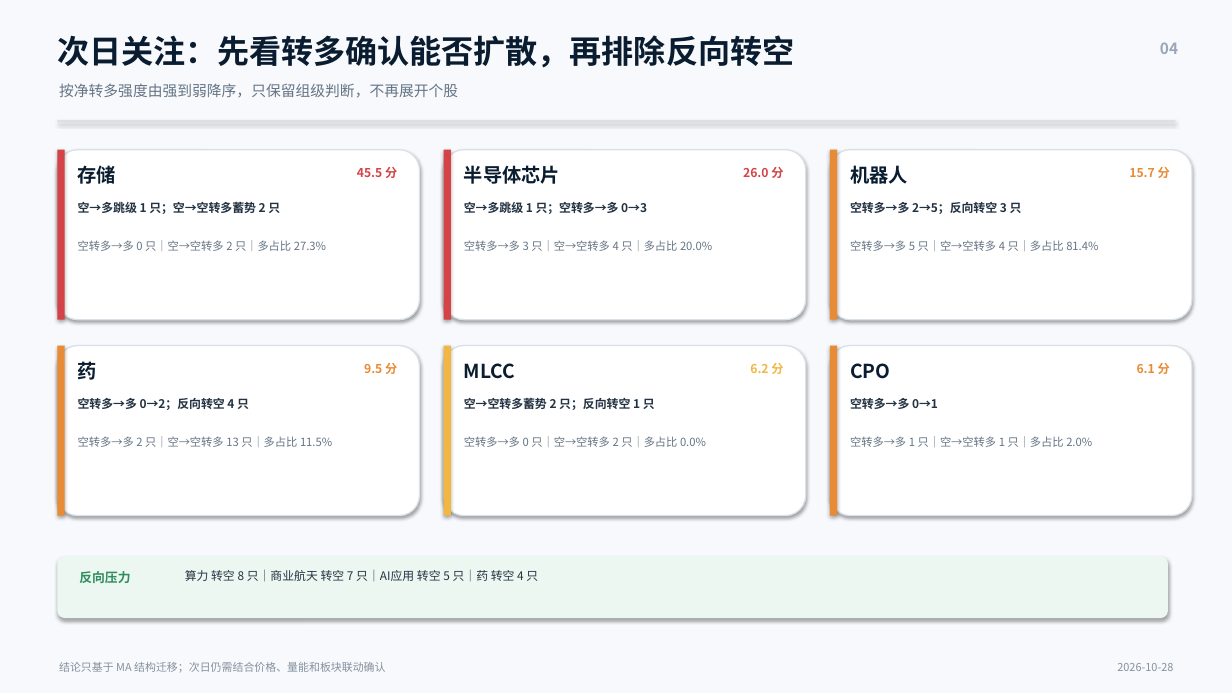
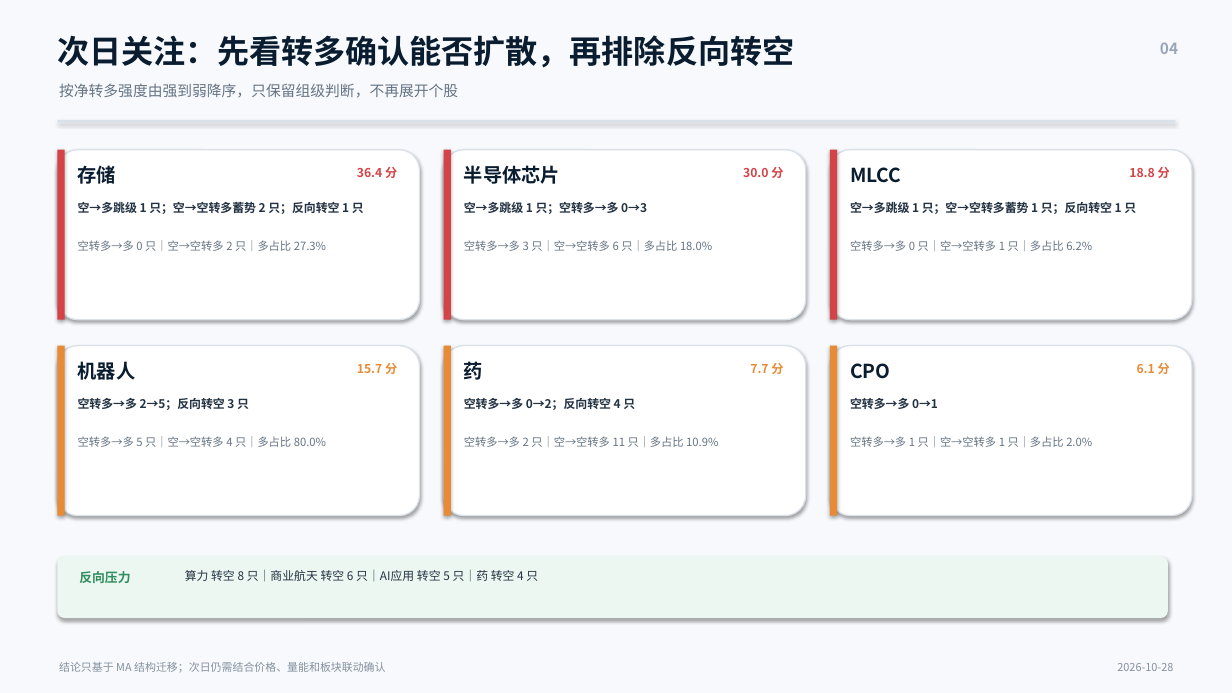
Before and after one commit to nancybhc/a-share-blast-lab, a slide deck: slide 4 of assets/多空阶段简报_2026-10-28.pptx. Drawn at 1232x693 pixels with LibreOffice and Linux fonts; fonts in the diff are those of the drawing. Boxes give left, top, right and bottom in pixels: in the first picture for what was removed or moved away, otherwise in the second. Text is boxed around its words. In the diff, an @@ line names an element or a change of style, - is before the commit and + after.

```diff
--- a/assets/多空阶段简报_2026-10-28.pptx
+++ b/assets/多空阶段简报_2026-10-28.pptx
@@ text at [357, 167, 397, 178]: text changed @@
-45.5 分
+36.4 分
@@ text at [743, 167, 783, 178]: text changed @@
-26.0 分
+30.0 分
@@ rectangle at [830, 150, 837, 320]: fill #E88B36 to #D34347 @@
@@ text at [850, 167, 901, 183]: text changed @@
-机器人
+MLCC
@@ text at [1129, 167, 1170, 178]: text changed; text colour #E88B36 to #D34347 @@
-15.7 分
+18.8 分
@@ text at [78, 202, 364, 214]: text changed @@
-空→多跳级 1 只；空→空转多蓄势 2 只
+空→多跳级 1 只；空→空转多蓄势 2 只；反向转空 1 只
@@ text at [850, 202, 1136, 214]: text changed @@
-空转多→多 2→5；反向转空 3 只
+空→多跳级 1 只；空→空转多蓄势 1 只；反向转空 1 只
@@ text at [464, 240, 712, 251]: text changed @@
-空转多→多 3 只｜空→空转多 4 只｜多占比 20.0%
+空转多→多 3 只｜空→空转多 6 只｜多占比 18.0%
@@ text at [850, 240, 1092, 251]: text changed @@
-空转多→多 5 只｜空→空转多 4 只｜多占比 81.4%
+空转多→多 0 只｜空→空转多 1 只｜多占比 6.2%
@@ rectangle at [444, 346, 451, 516]: fill #F0B744 to #E88B36 @@
@@ text at [78, 361, 136, 380]: text changed @@
-药
+机器人
@@ text at [357, 363, 397, 374]: text changed @@
-9.5 分
+15.7 分
@@ text at [464, 361, 483, 380]: text changed @@
-MLCC
+药
@@ text at [750, 363, 783, 374]: text changed; text colour #F0B744 to #E88B36 @@
-6.2 分
+7.7 分
@@ text at [78, 398, 249, 410]: text changed @@
-空转多→多 0→2；反向转空 4 只
+空转多→多 2→5；反向转空 3 只
@@ text at [464, 398, 635, 410]: text changed @@
-空→空转多蓄势 2 只；反向转空 1 只
+空转多→多 0→2；反向转空 4 只
@@ text at [78, 436, 326, 447]: text changed @@
-空转多→多 2 只｜空→空转多 13 只｜多占比 11.5%
+空转多→多 5 只｜空→空转多 4 只｜多占比 80.0%
@@ text at [464, 436, 718, 447]: text changed @@
-空转多→多 0 只｜空→空转多 2 只｜多占比 0.0%
+空转多→多 2 只｜空→空转多 11 只｜多占比 10.9%
@@ text at [185, 570, 538, 582]: text changed @@
-算力 转空 8 只｜商业航天 转空 7 只｜AI应用 转空 5 只｜药 转空 4 只
+算力 转空 8 只｜商业航天 转空 6 只｜AI应用 转空 5 只｜药 转空 4 只
```
Also in this commit, not shown: 3 other slides changed, 25 other files.
